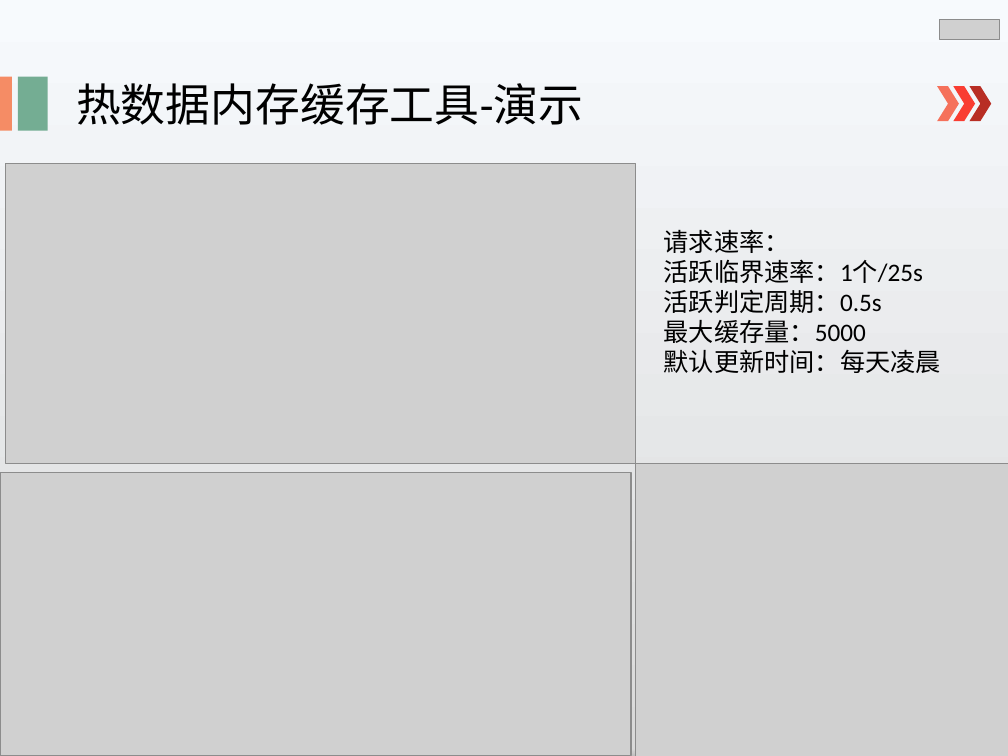
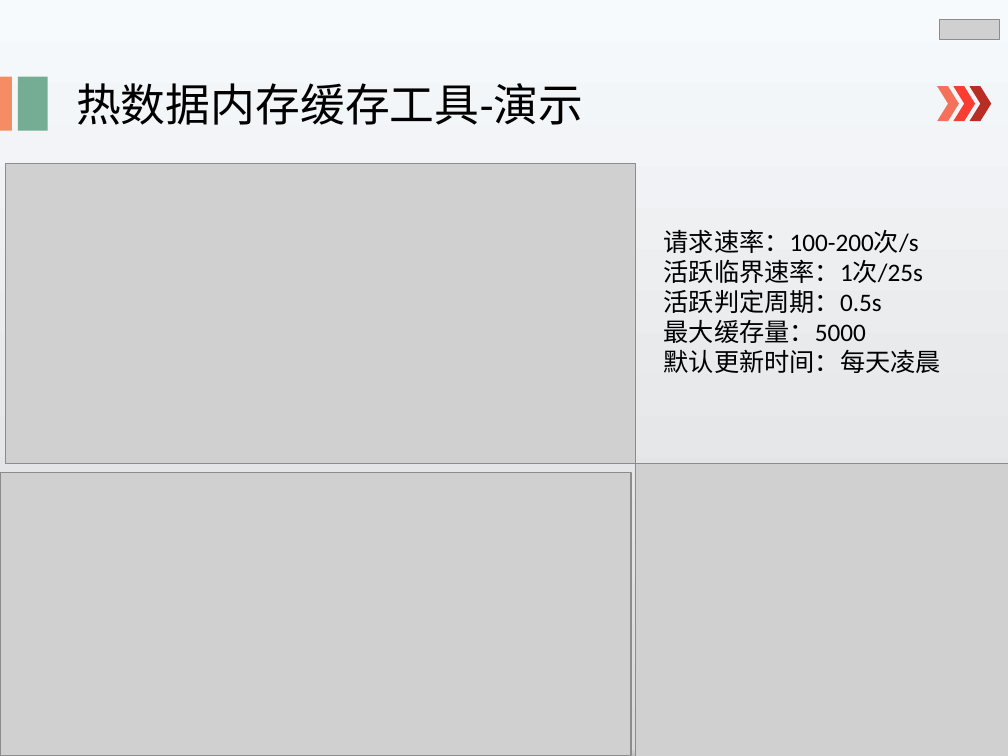
Before and after one commit to lspgithublxh/document, a slide deck: slide 21 of 业务文档跟踪/述职/shuzhi.pptx (slide 20 before the commit). Drawn at 1008x756 pixels with LibreOffice and Linux fonts; fonts in the diff are those of the drawing; grey boxes stand for pictures. Boxes give left, top, right and bottom in pixels: in the first picture for what was removed or moved away, otherwise in the second. Text is boxed around its words. In the diff, an @@ line names an element or a change of style, - is before the commit and + after.

```diff
--- a/业务文档跟踪/述职/shuzhi.pptx
+++ b/业务文档跟踪/述职/shuzhi.pptx
@@ text at (664, 229, 923, 283): text changed @@
-请求速率：
-活跃临界速率：1个/25s
+请求速率：100-200次/s
+活跃临界速率：1次/25s
```
Also in this commit, not shown: 7 other slides changed, 1 slide added.
